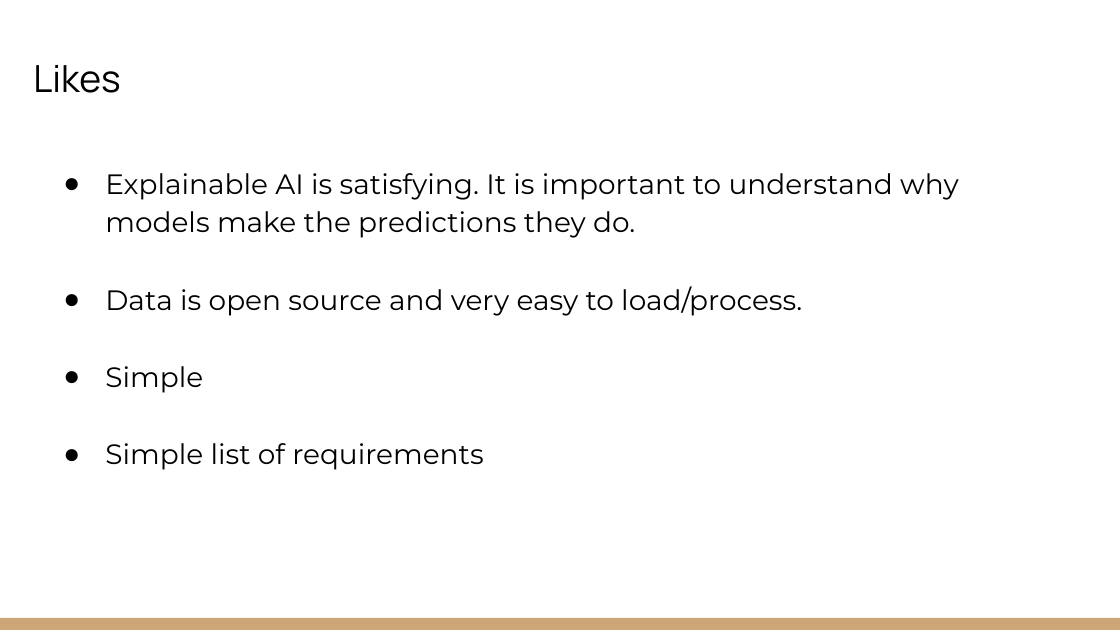
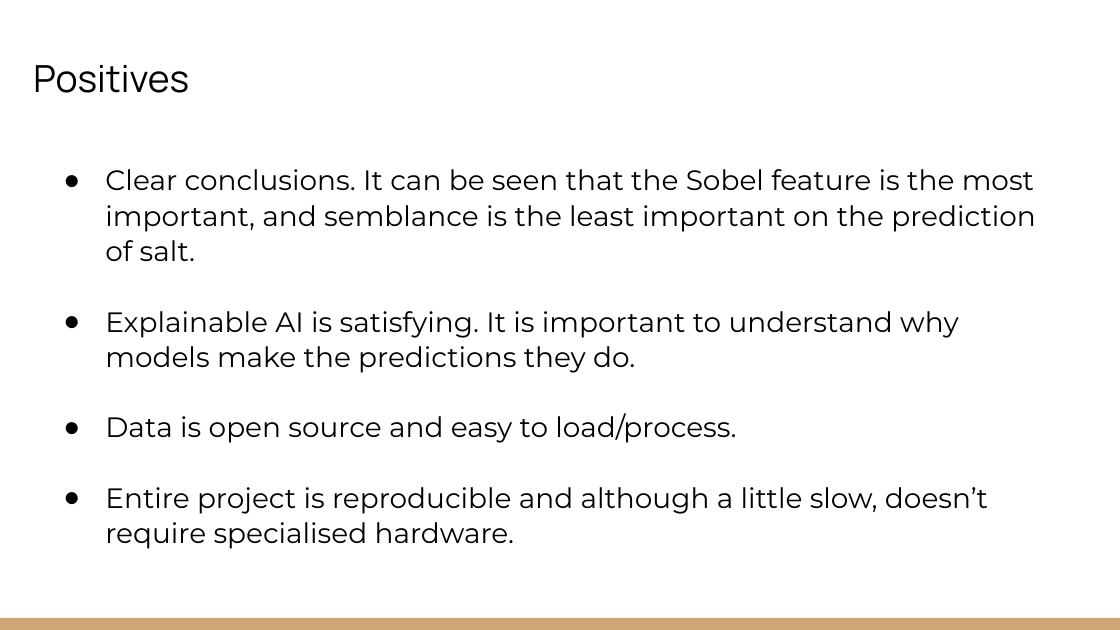
Before and after one commit to EdwinB12/Explainable-Christmas, a slide deck: slide 13 of Presentations/EAGE_Hackathon_2022_Explainable_Christmas.pptx (slide 7 before the commit). Drawn at 1120x630 pixels with LibreOffice and Linux fonts; fonts in the diff are those of the drawing. Boxes give left, top, right and bottom in pixels: in the first picture for what was removed or moved away, otherwise in the second. Text is boxed around its words. In the diff, an @@ line names an element or a change of style, - is before the commit and + after.

```diff
--- a/Presentations/EAGE_Hackathon_2022_Explainable_Christmas.pptx
+++ b/Presentations/EAGE_Hackathon_2022_Explainable_Christmas.pptx
@@ title at box(33, 65, 189, 93): text changed @@
-Likes
+Positives
@@ text at box(105, 169, 1036, 261): paragraph added @@
+● Clear conclusions. It can be seen that the Sobel feature is the most important, and semblance is the least important on the prediction of salt.
@@ text at box(105, 311, 958, 373): line spacing 1.15 to 1.05 @@
@@ text at box(105, 413, 988, 549): text changed @@
-● Data is open source and very easy to load/process.
-● Simple
-● Simple list of requirements
+● Data is open source and easy to load/process.
+● Entire project is reproducible and although a little slow, doesn’t require specialised hardware.
```
Also in this commit, not shown: 4 other slides changed, 7 slides added, 11 slides removed, 3 other files.
